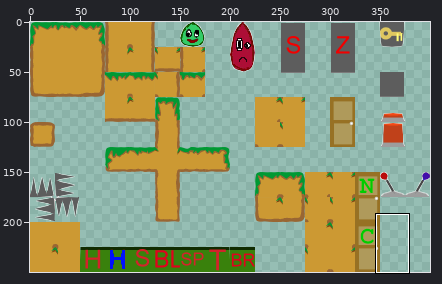
Sprite sheet -- res/img/Tileset.png. Above: a wide view before the commit, with the close-up outlined.
Close-up. The starting point:
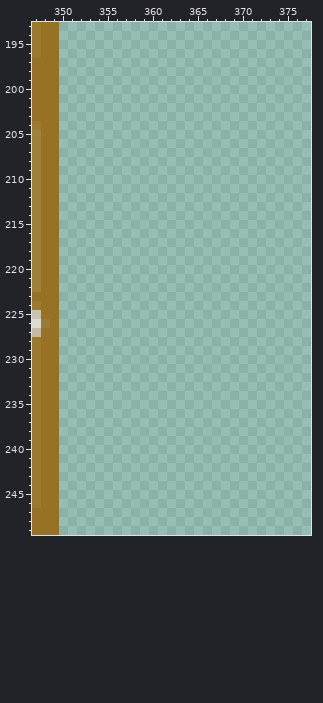
The file is 400x250 pixels. Pixels under 10% opacity are left out. Colours within 5 levels of each other are drawn and written as one. Shown: x 347..377, y 193..249.
The same view after the edit:
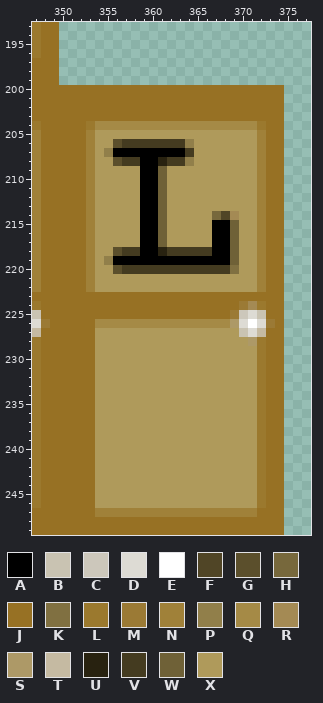
Palette (. is transparent): A #000000  B #c9c3b2  C #ccc7bb  D #dddbd4  E #ffffff  F #504526  G #5b4f2c  H #77683c  J #977124  K #807041  L #9b792e  M #9b7a35  N #a08139  P #917f4a  Q #a58a46  R #a48a54  S #ad9967  T #c5baa2  U #282210  V #443b20  W #6f6137  X #af9a5b
Change:
The author put colour A in row 207 at x 356 to 363; in rows 208 to 214 at x 359 to 360; in rows 215 to 218 at x 359 to 360 and 367 to 368; in row 219 at x 356 to 368.
The author put colour B in row 225 at x 372; in row 227 at x 370.
The author put colour C in row 225 at x 370.
The author put colour D in row 225 at x 371; in row 226 at x 370 and 372; in row 227 at x 371.
The author put colour E in row 226 at x 371.
The author put colour F in row 214 at x 368.
The author put colour G in row 206 at x 356; in row 208 at x 356; in row 218 at x 356; in row 220 at x 356.
The author put colour H in row 214 at x 367.
The author put colour J in rows 200 to 203 at x 350 to 374; in rows 204 to 222 at x 350 to 352 and 373 to 374; in row 223 at x 350 to 374; in row 224 at x 350 to 369 and 373 to 374; in row 225 at x 350 to 368 and 373 to 374; in row 226 at x 350 to 353 and 374.
The author put colour J in rows 227 to 246 at x 350 to 353 and 373 to 374; in row 247 at x 350 to 353 and 372 to 374; in rows 248 to 249 at x 350 to 374.
The author put colour K in row 220 at x 369.
The author put colour L in row 204 at x 353 and 372; in row 224 at x 372; in rows 228 to 246 at x 372.
The author put colour M in row 224 at x 370; in row 225 at x 369; in row 226 at x 373.
The author put colour N in rows 205 to 222 at x 353 and 372; in row 247 at x 354 to 371.
The author put colour P in row 206 at x 364; in row 207 at x 355; in row 208 at x 364; in row 219 at x 355.
The author put colour Q in row 204 at x 354 to 371; in row 226 at x 354 to 368.
The author put colour R in row 214 at x 369; in row 224 at x 371.
The author put colour S in row 226 at x 369; in row 228 at x 371.
The author put colour T in row 227 at x 372.
The author put colour U in row 208 at x 361; in row 218 at x 361.
The author put colour V in row 206 at x 357 to 363; in row 207 at x 364; in row 208 at x 357 to 358 and 362 to 363; in row 218 at x 357 to 358 and 362 to 366; in row 220 at x 357 to 368.
The author put colour W in rows 209 to 214 at x 361; in rows 215 to 217 at x 361 and 369; in rows 218 to 219 at x 369.
The author put colour X in row 205 at x 354 to 371; in row 206 at x 354 to 355 and 365 to 371; in row 207 at x 354 and 365 to 371; in row 208 at x 354 to 355 and 365 to 371; in rows 209 to 213 at x 354 to 358 and 362 to 371; in rows 214 to 217 at x 354 to 358, 362 to 366 and 370 to 371.
The author put colour X in row 218 at x 354 to 355 and 370 to 371; in row 219 at x 354 and 370 to 371; in row 220 at x 354 to 355 and 370 to 371; in rows 221 to 222 at x 354 to 371; in row 227 at x 354 to 369; in row 228 at x 354 to 370.
The author put colour X in rows 229 to 246 at x 354 to 371.
